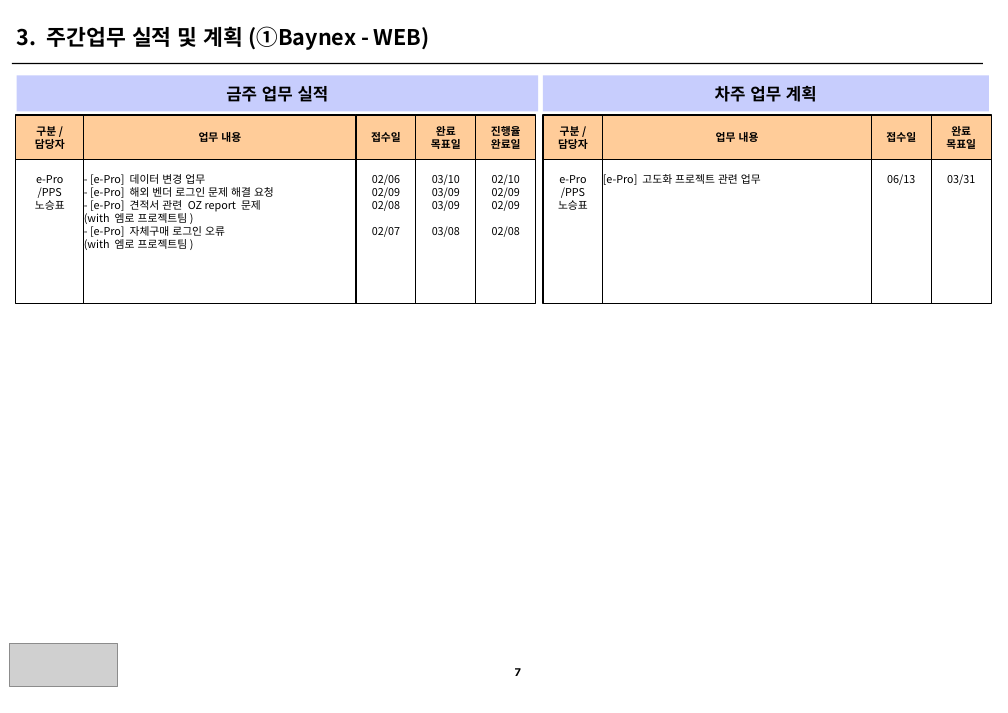
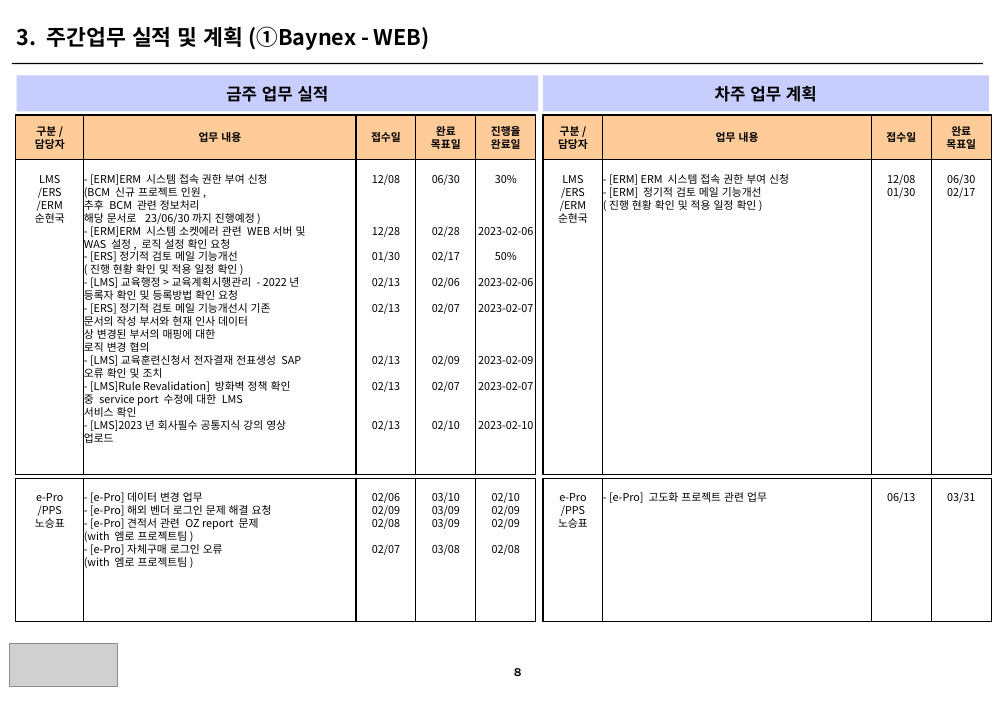
Before and after one commit to HywuLeeJiEun/RMS, a slide deck: slide 2 of src/main/webapp/WEB-INF/Files/web_sample.pptx (slide 1 before the commit). Drawn at 1008x713 pixels with LibreOffice and Linux fonts; fonts in the diff are those of the drawing; grey boxes stand for pictures. Boxes give left, top, right and bottom in pixels: in the first picture for what was removed or moved away, otherwise in the second. Text is boxed around its words. In the diff, an @@ line names an element or a change of style, - is before the commit and + after.

Commit message:
[2023-02-20] RMS(v2.1)-2023-02-20 (주간보고 제한 및 pptx 출력 변경)

```diff
--- a/src/main/webapp/WEB-INF/Files/web_sample.pptx
+++ b/src/main/webapp/WEB-INF/Files/web_sample.pptx
@@ rectangle added at (16, 160, 84, 475), outline #000000 1 pt, 9 pt, text #000000 @@
+LMS
+/ERS
+/ERM
+순현국
@@ rectangle added at (84, 160, 356, 475), outline #000000 1 pt, 9 pt, text #000000 @@
+- [ERM]ERM 시스템 접속 권한 부여 신청
+(BCM 신규 프로젝트 인원,
+추후 BCM 관련 정보처리
+해당 문서로 23/06/30까지 진행예정)
+- [ERM]ERM 시스템 소켓에러 관련 WEB서버 및
+WAS 설정, 로직 설정 확인 요청
+- [ERS]정기적 검토 메일 기능개선
+(진행 현황 확인 및 적용 일정 확인)
+- [LMS]교육행정>교육계획시행관리 - 2022년
+등록자 확인 및 등록방법 확인 요청
+- [ERS]정기적 검토 메일 기능개선시 기존
+문서의 작성 부서와 현재 인사 데이터
+상 변경된 부서의 매핑에 대한
+로직 변경 협의
+- [LMS]교육훈련신청서 전자결재 전표생성 SAP
+오류 확인 및 조치
+- [LMS]Rule Revalidation] 방화벽 정책 확인
+중 service port 수정에 대한 LMS
+서비스 확인
+- [LMS]2023년 회사필수 공통지식 강의 영상
+업로드
@@ rectangle added at (356, 160, 415, 475), outline #000000 1 pt, 9 pt, text #000000 @@
+12/08
+12/28
+01/30
+02/13
+02/13
+02/13
+02/13
+02/13
@@ rectangle added at (416, 160, 476, 475), outline #000000 1 pt, 9 pt, text #000000 @@
+06/30
+02/28
+02/17
+02/06
+02/07
+02/09
+02/07
+02/10
@@ rectangle added at (476, 160, 535, 475), outline #000000 1 pt, 9 pt, text #000000 @@
+30%
+2023-02-06
+50%
+2023-02-06
+2023-02-07
+2023-02-09
+2023-02-07
+2023-02-10
@@ rectangle added at (543, 160, 602, 475), outline #000000 1 pt, 9 pt, text #000000 @@
+LMS
+/ERS
+/ERM
+순현국
@@ rectangle added at (603, 160, 872, 475), outline #000000 1 pt, 9 pt, text #000000 @@
+- [ERM] ERM 시스템 접속 권한 부여 신청
+- [ERM] 정기적 검토 메일 기능개선
+(진행 현황 확인 및 적용 일정 확인)
@@ rectangle added at (872, 160, 931, 475), outline #000000 1 pt, 9 pt, text #000000 @@
+12/08
+01/30
@@ rectangle added at (931, 160, 991, 475), outline #000000 1 pt, 9 pt, text #000000 @@
+06/30
+02/17
@@ 9 rectangles: place and size @@
-9 rectangles at (16, 160, 991, 304)
+9 rectangles at (16, 478, 991, 622)
@@ text in rectangle at (84, 492, 272, 568): spaces changed @@
-- [e-Pro] 데이터 변경 업무
-- [e-Pro] 해외 벤더 로그인 문제 해결 요청
-- [e-Pro] 견적서 관련 OZ report 문제
-(with 엠로 프로젝트팀)
-- [e-Pro] 자체구매 로그인 오류
-(with 엠로 프로젝트팀)
+- [e-Pro]데이터 변경 업무
+- [e-Pro]해외 벤더 로그인 문제 해결 요청
+- [e-Pro]견적서 관련 OZ report 문제
+(with 엠로 프로젝트팀)
+- [e-Pro]자체구매 로그인 오류
+(with 엠로 프로젝트팀)
@@ text in rectangle at (609, 492, 767, 503): text changed @@
-[e-Pro] 고도화 프로젝트 관련 업무
+- [e-Pro] 고도화 프로젝트 관련 업무
@@ text at (514, 668, 522, 676): text changed @@
-7
+8
```
Also in this commit, not shown: 8 slides added, 50 other files.
